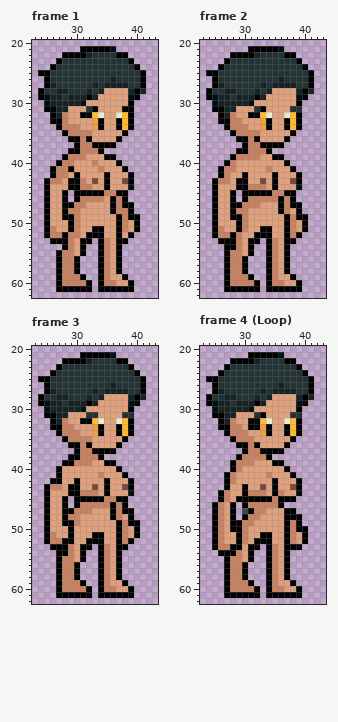
A pixel-art file gets an edit: NPC/Sasha.ase. Above: the version before the commit.
64x64 pixels, 18 frames. Colours within 5 levels of each other are drawn and written as one. Shown: frame 1: x 23..43, y 20..62; frame 2: x 23..43, y 20..62; frame 3: x 23..43, y 20..62; frame 4 (Loop): x 23..43, y 20..62. The commit also changed other frames, which this record leaves out.
The result:
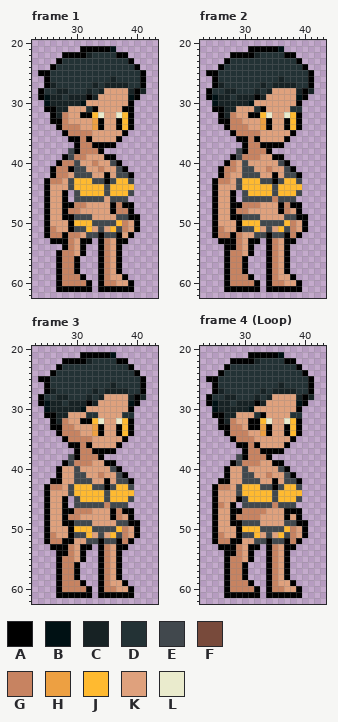
Palette (. is transparent): A #000000  B #001114  C #172224  D #233235  E #41484d  F #784a3b  G #c78361  H #eda042  J #ffba30  K #dfa17d  L #eaebcd
The edit:
layer "Clothes" now shown
Changed rows in their new state; - is an unchanged pixel.
Frame 1, layer "Clothes":
first column x 29:
38 E----------
39 E----------
40 -E-----E---
41 -EE-----E--
42 -EEE----EE-
43 EJJJEE-EJJE
44 EJJJJJEJJJJ
45 -EJJJJEJJJE
46 -EEEEE-EEE-
49 -EEE----EE-
50 -JJJEEEEJ--
51 -EEJKE-JE--
52 ---EE-EE---
Frame 2, layer "Clothes": the same change as frame 1
Frame 3, layer "Clothes": the same change as frame 1
Frame 4 (Loop), layers "Clothes", "Body":
first column x 25:
38 ----EA----------
39 ----E--G--------
40 --AKKE-----E----
41 ---K-EE-----E---
42 -A-K-EEE----EE--
43 AGG-EJJJEE-EJJE-
44 AKK-EJJJJJEJJJJ-
45 AKK--EJJJJEJJJE-
46 -----EEEEE-EEE--
47 -K--AGG-------A-
48 -K--GG-------K--
49 -K---EEE----EE-A
50 -K-K-JJJEEEEJ-K-
51 -----EEJKE-JE---
52 --GA-K-EE-EE--A.
53 .AA-G---------.-
54 -.--------------
